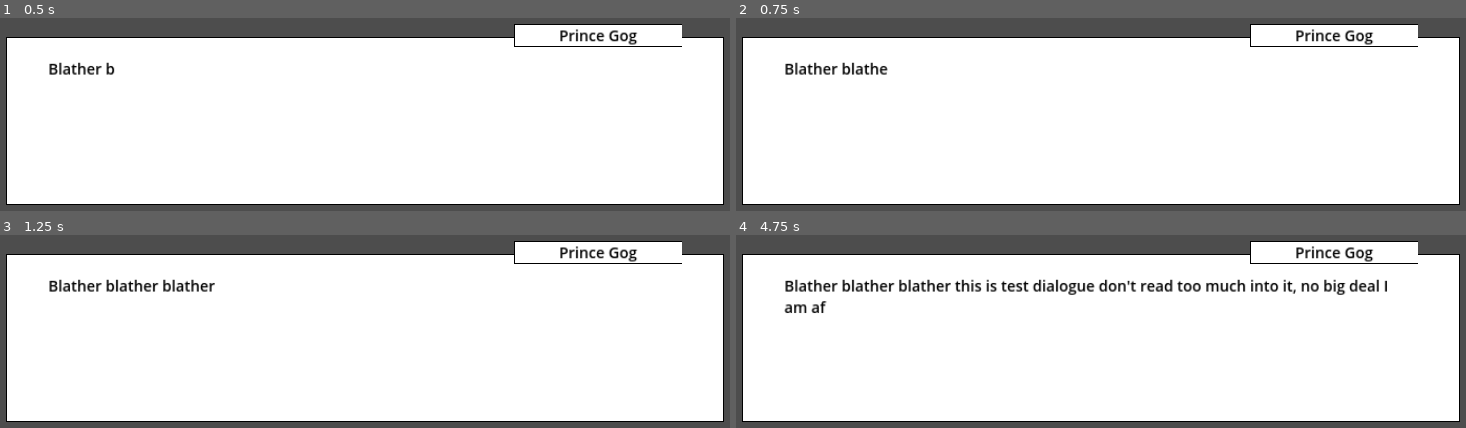
Above: before the commit, frames 1-4 (two rows, left to right).
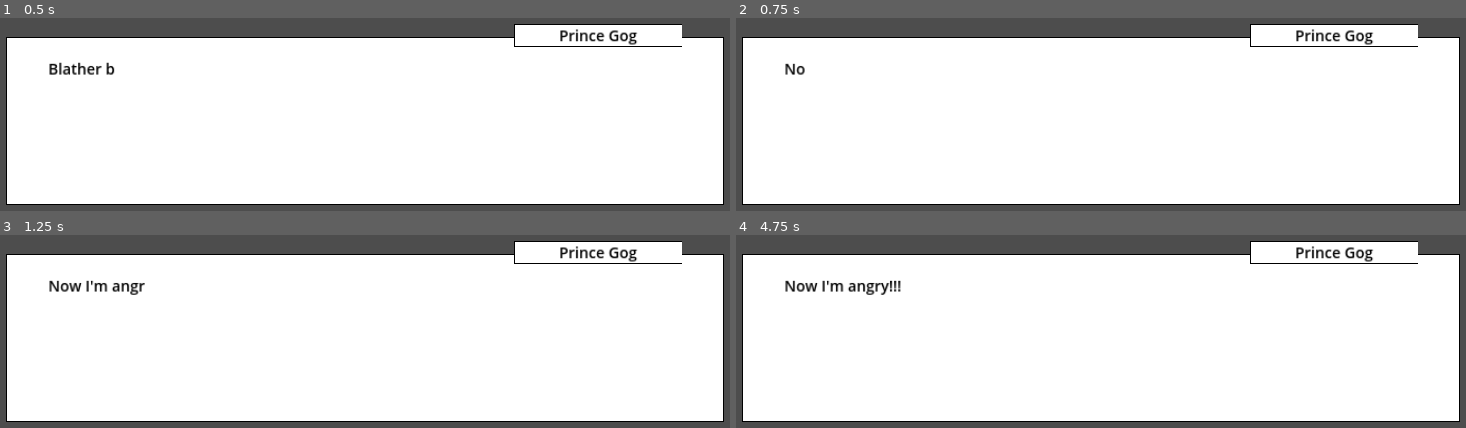
Above: after the commit, the same moments.

Repository: macpheedj/gmtk23
Game: Godot game, scene res://conversation.tscn
Same seed, same stepped clock (60 frames per second), same inputs: the game is played once before the commit and once after it. This scene is started directly instead of the project's main scene.
Inputs:
- Up to frame 1 (0.5 s): no input
- Up to frame 2 (0.75 s): tap Enter (text_advance, bound only after the commit) at 0.5, 0.6 s
- Up to frame 3 (1.25 s): no input
- Up to frame 4 (4.75 s): tap Enter (text_advance, bound only after the commit) every 0.75 s from 1.35 to 4.35 s

Frame 1 is identical in both runs. In frame 2, 0.5% of the frame differs, in the area x 6-21%, y 22-30%; in frame 3, 0.9%; in frame 4, 3.1%, in the area x 6-90%, y 22-41%.
Error after the commit: Invalid access of index '2' on a base object of type: 'Array'. (res://conversation.gd:29)

Commit message:
add input map, add dynamic portraits

Diff:
--- a/conversation.gd
+++ b/conversation.gd
@@ -7,25 +7,51 @@
 var dialogues = [
 	{
 		"speaker": "Prince Gog",
-		"portrait": "default",
+		"portrait": "gog_default",
 		"message": "Blather blather blather this is test dialogue don't read too much into it, no big deal I am after all a prince."
+	},
+	{
+		"speaker": "Prince Gog",
+		"portrait": "gog_angry",
+		"message": "Now I'm angry!!!"
 	}
 ]
 
 
 func _ready():
 	displayNextMessage()
-	pass
 
 
+func isFinishedTyping() -> bool:
+	return $SpeechBorder/SpeechBG/Speech.visible_characters >= $SpeechBorder/SpeechBG/Speech.text.length()
+
 func displayNextMessage():
-	$Speech.text = dialogues[dialogueIndex].message
-	$Speaker.text = "[center]" + dialogues[dialogueIndex].speaker + "[/center]"
+	var dialogue = dialogues[dialogueIndex]
+	var portrait = load("res://assets/" + dialogue.portrait + ".png")
+	$SpeakerPortrait.set_texture(portrait)
+	$SpeechBorder/SpeechBG/Speech.visible_characters = 0
+	$SpeechBorder/SpeechBG/Speech.text = dialogue.message
+	$SpeakerBorder/SpeakerBG/Speaker.text = "[center]" + dialogue.speaker + "[/center]"
 
 	if $TypeTimer.is_stopped():
 		$TypeTimer.start()
 
 
+func advanceMessage():
+	dialogueIndex += 1
+	displayNextMessage()
+
+
+func _process(_delta):
+	if Input.is_action_just_pressed("text_advance"):
+		if isFinishedTyping():
+			advanceMessage()
+		else:
+			$SpeechBorder/SpeechBG/Speech.visible_characters = $SpeechBorder/SpeechBG/Speech.text.length()
+
+
 func _on_type_timer_timeout():
-	if $Speech.visible_characters < $Speech.text.length():
-		$Speech.visible_characters += 1
+	if not isFinishedTyping():
+		$SpeechBorder/SpeechBG/Speech.visible_characters += 1
+	else:
+		$TypeTimer.stop()
--- a/conversation.tscn
+++ b/conversation.tscn
@@ -12,22 +12,25 @@
 offset_bottom = 982.0
 color = Color(0, 0, 0, 1)
 
-[node name="SpeechBG" type="ColorRect" parent="."]
+[node name="SpeechBG" type="ColorRect" parent="SpeechBorder"]
+offset_left = 2.0
+offset_top = 2.0
+offset_right = 1722.0
+offset_bottom = 402.0
+
+[node name="Speech" type="RichTextLabel" parent="SpeechBorder/SpeechBG"]
 offset_left = 100.0
-offset_top = 580.0
-offset_right = 1820.0
-offset_bottom = 980.0
-
-[node name="Speech" type="RichTextLabel" parent="."]
-offset_left = 200.0
-offset_top = 630.0
-offset_right = 1720.0
-offset_bottom = 930.0
+offset_top = 50.0
+offset_right = 1620.0
+offset_bottom = 350.0
 theme_override_colors/default_color = Color(0, 0, 0, 1)
 theme_override_font_sizes/normal_font_size = 36
 text = "test dialogue"
 visible_characters = 0
 visible_ratio = 0.0
+
+[node name="SpeakerPortrait" type="Sprite2D" parent="."]
+position = Vector2(1524, 391)
 
 [node name="SpeakerBorder" type="ColorRect" parent="."]
 offset_left = 1318.0
@@ -36,17 +39,17 @@
 offset_bottom = 602.0
 color = Color(0, 0, 0, 1)
 
-[node name="SpeakerBG" type="ColorRect" parent="."]
-offset_left = 1320.0
-offset_top = 550.0
-offset_right = 1720.0
-offset_bottom = 600.0
+[node name="SpeakerBG" type="ColorRect" parent="SpeakerBorder"]
+layout_mode = 0
+offset_left = 2.0
+offset_top = 2.0
+offset_right = 402.0
+offset_bottom = 52.0
 
-[node name="Speaker" type="RichTextLabel" parent="."]
-offset_left = 1320.0
-offset_top = 550.0
-offset_right = 1720.0
-offset_bottom = 603.0
+[node name="Speaker" type="RichTextLabel" parent="SpeakerBorder/SpeakerBG"]
+layout_mode = 0
+offset_right = 400.0
+offset_bottom = 53.0
 theme_override_colors/default_color = Color(0, 0, 0, 1)
 theme_override_font_sizes/normal_font_size = 36
 bbcode_enabled = true
--- a/project.godot
+++ b/project.godot
@@ -26,3 +26,12 @@
 [dotnet]
 
 project/assembly_name="gmtk23"
+
+[input]
+
+text_advance={
+"deadzone": 0.5,
+"events": [Object(InputEventKey,"resource_local_to_scene":false,"resource_name":"","device":0,"window_id":0,"alt_pressed":false,"shift_pressed":false,"ctrl_pressed":false,"meta_pressed":false,"pressed":false,"keycode":0,"physical_keycode":4194309,"key_label":0,"unicode":0,"echo":false,"script":null)
+, Object(InputEventKey,"resource_local_to_scene":false,"resource_name":"","device":0,"window_id":0,"alt_pressed":false,"shift_pressed":false,"ctrl_pressed":false,"meta_pressed":false,"pressed":false,"keycode":0,"physical_keycode":32,"key_label":0,"unicode":0,"echo":false,"script":null)
+]
+}
